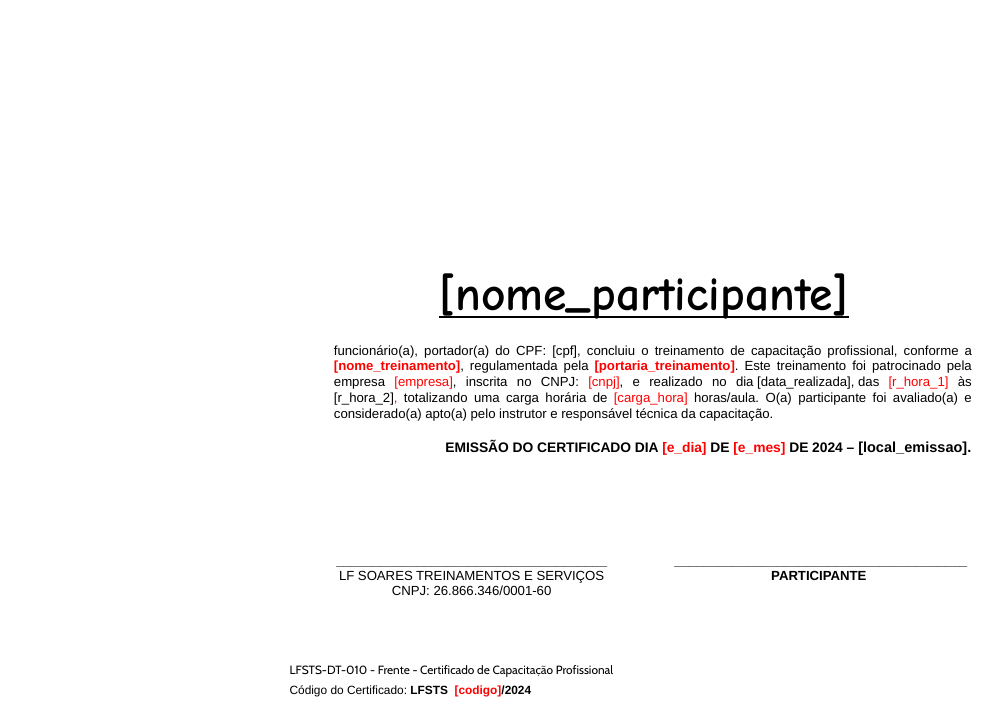
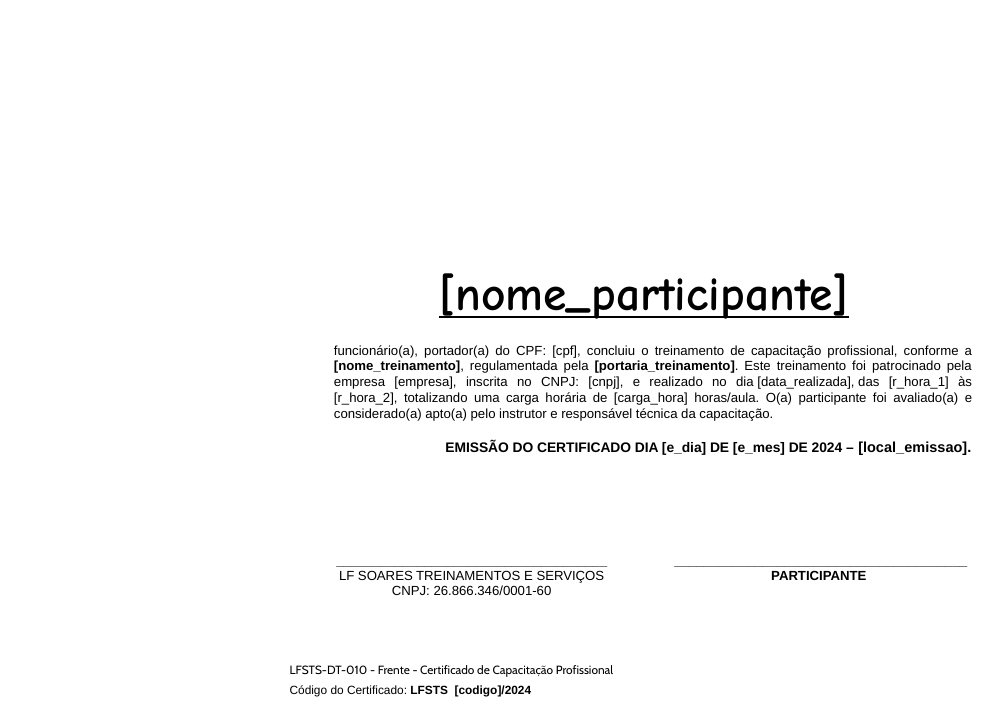
Before and after one commit to Programateca/lfsoares-front, a slide deck: slide 1 of public/templates/frente-verso-3a.pptx. Drawn at 1008x713 pixels with LibreOffice and Linux fonts; fonts in the diff are those of the drawing; background and template pictures are left out. Boxes give left, top, right and bottom in pixels: in the first picture for what was removed or moved away, otherwise in the second. Text is boxed around its words. In the diff, an @@ line names an element or a change of style, - is before the commit and + after.

```diff
--- a/public/templates/frente-verso-3a.pptx
+++ b/public/templates/frente-verso-3a.pptx
@@ text "funcionário(a), portador(a) do CPF: [cpf], ..." at (x1=334, y1=345, x2=972, y2=455): text colour #FF0000 to #000000 in "[nome_treinamento], [portaria_treinamento]. [empresa], [cnpj ...", "[e_dia] [e_mes]" @@
@@ text "Código do Certificado: LFSTS [codigo]/2024" at (x1=290, y1=685, x2=532, y2=697): text colour #FF0000 to #000000 in "[codigo]/2024" @@
```
Also in this commit, not shown: 1 other slide changed, 3 other files.
